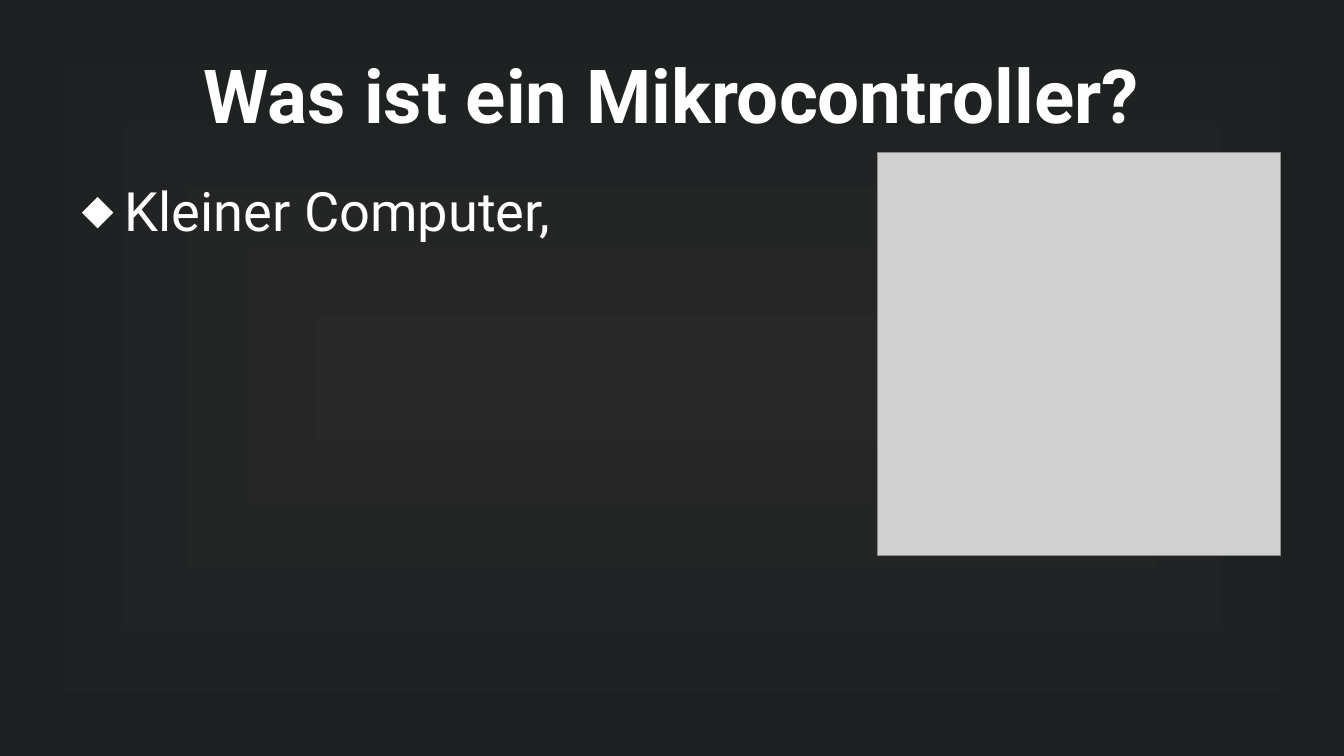
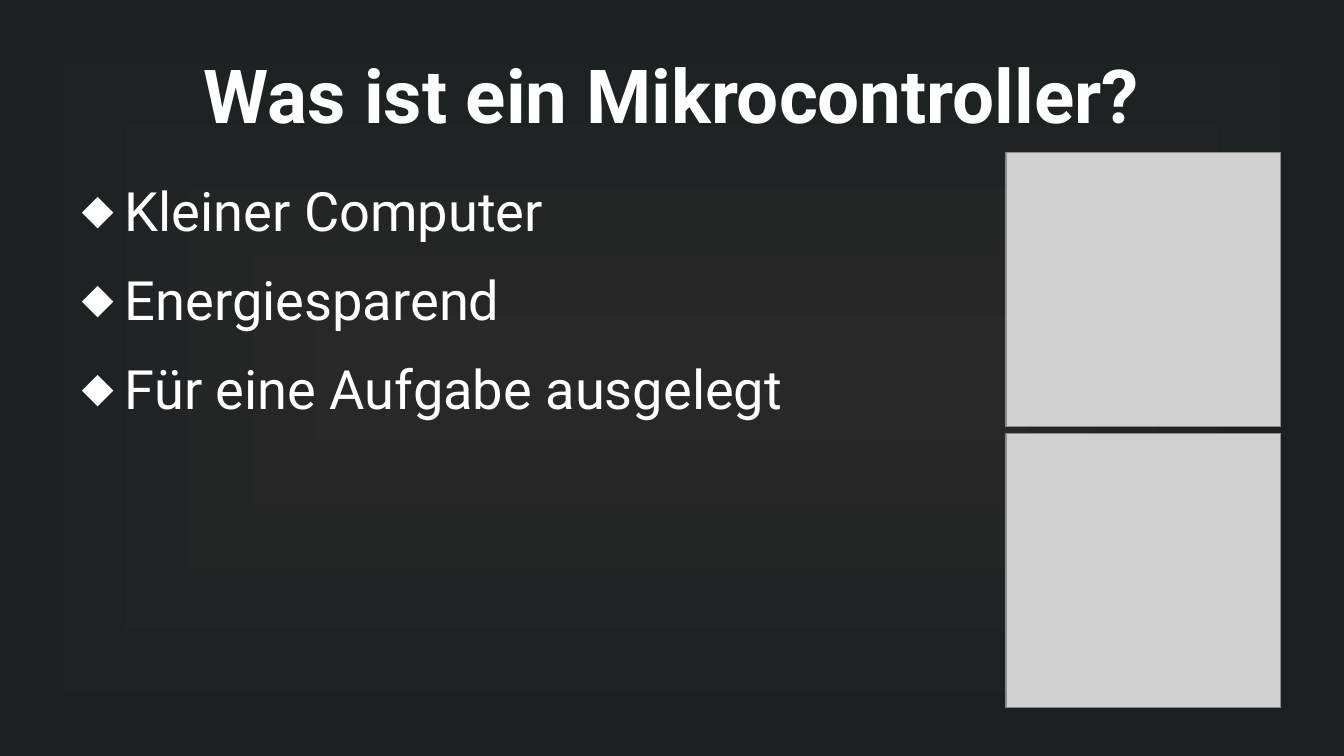
Before and after one commit to MuffinKran24/IMP_GFS, a slide deck: slide 4 of Mikrocontroller_GFS.odp. Drawn at 1344x756 pixels with LibreOffice and Linux fonts; fonts in the diff are those of the drawing; grey boxes stand for pictures. Boxes give left, top, right and bottom in pixels: in the first picture for what was removed or moved away, otherwise in the second. Text is boxed around its words. In the diff, an @@ line names an element or a change of style, - is before the commit and + after.

```diff
--- a/Mikrocontroller_GFS.odp
+++ b/Mikrocontroller_GFS.odp
@@ picture: place and size @@
-picture at <box>877,152,1281,556</box>
+picture at <box>1006,152,1281,427</box>
@@ text at <box>125,190,783,421</box>: text changed @@
-⬥ Kleiner Computer,
+⬥ Kleiner Computer
+⬥ Energiesparend
+⬥ Für eine Aufgabe ausgelegt
@@ picture added at <box>1006,433,1281,707</box> @@
```
Also in this commit, not shown: 16 other files.
